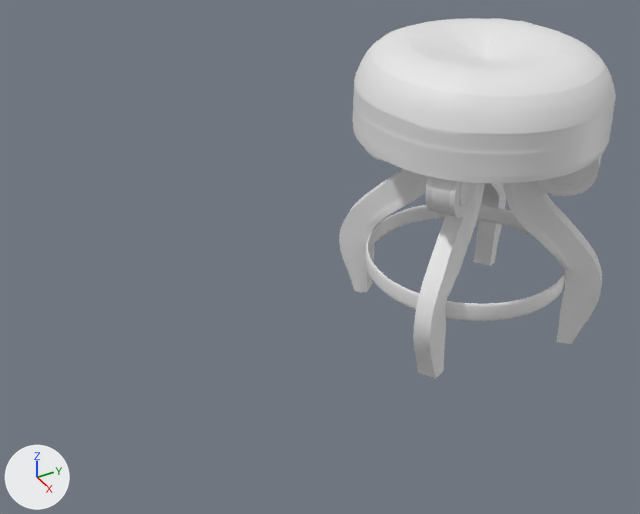
An edit to the Blender file Chair/Chair.blend, drawn before and after from the same camera.
Camera for both pictures: a 50 mm lens placed at (1.459, -3.676, 0.831), pointed at (0.009, -2.863, -0.167). The axes (+X, +Y, +Z) are drawn at lower left. The lights are the same throughout.

Names of what the first picture shows: 'Chair'.
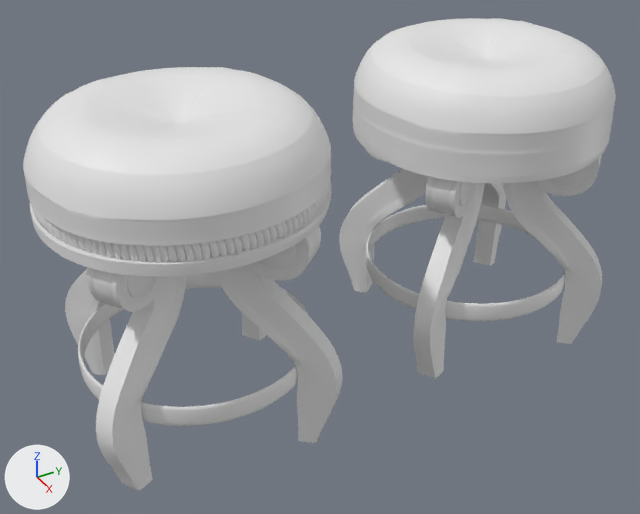
Boxes [x1, y1, x2, y2] around the edits, measured in the pictures (640 x 514 px):
'Chair_High', added: after [23, 67, 343, 491]
'Wooden Ornament', added: after [31, 181, 330, 262]

Patch to the scene script:
```diff
--- a/Chair/Chair.blend.py
+++ b/Chair/Chair.blend.py
@@ me_torus_001 @@
+me_torus_001.from_pydata(...)  # 108 vertices, 96 faces; spans x -0.1389..-0.116, y -0.2472..-0.2221, z -0.0317..0.0305
+me_torus_001.polygons.foreach_set('use_smooth', [True] * 96)
@@ me_cylinder_003 @@
+me_cylinder_003.from_pydata(...)  # 3506 vertices, 3496 faces; spans x -0.286..0.286, y -0.284..0.284, z -0.462..0.25
+me_cylinder_003.polygons.foreach_set('use_smooth', [True] * 3496)
@@ cu_circle_002 @@
+cu_circle_002 = bpy.data.curves.new('Circle.002', 'CURVE')
+cu_circle_002.dimensions = '3D'
+_sp = cu_circle_002.splines.new('POLY'); _sp.points.add(31)
+_sp.points.foreach_set('co', [0.0, 0.28, 0.0, 0.0, 0.0546, 0.275, 0.0, 0.0, 0.107, 0.259, 0.0, 0.0, 0.156, 0.233, 0.0, 0.0, 0.198, 0.198, 0.0, 0.0, 0.233, 0.156, 0.0, 0.0, 0.259, 0.107, 0.0, 0.0, 0.275, 0.0546, 0.0, 0.0, 0.28, 0.0, 0.0, 0.0, 0.275, -0.0546, 0.0, 0.0, 0.259, -0.107, 0.0, 0.0, 0.233, -0.156, 0.0, 0.0, 0.198, -0.198, 0.0, 0.0, 0.156, -0.233, 0.0, 0.0, 0.107, -0.259, 0.0, 0.0, 0.0546, -0.275, 0.0, 0.0, 0.0, -0.28, 0.0, 0.0, -0.0546, -0.275, 0.0, 0.0, -0.107, -0.259, 0.0, 0.0, -0.156, -0.233, 0.0, 0.0, -0.198, -0.198, 0.0, 0.0, -0.233, -0.156, 0.0, 0.0, -0.259, -0.107, 0.0, 0.0, -0.275, -0.0546, 0.0, 0.0, -0.28, 0.0, 0.0, 0.0, -0.275, 0.0546, 0.0, 0.0, -0.259, 0.107, 0.0, 0.0, -0.233, 0.156, 0.0, 0.0, -0.198, 0.198, 0.0, 0.0, -0.156, 0.233, 0.0, 0.0, -0.107, 0.259, 0.0, 0.0, -0.0546, 0.275, 0.0, 0.0])
+_sp.order_v = 0
+_sp.resolution_v = 0
+_sp.use_cyclic_u = True
+_sp.use_smooth = False
+cu_circle_002.use_path_clamp = True
+cu_circle_002.fill_mode = 'FULL'
@@ ob_wooden_ornament @@
+ob_wooden_ornament = bpy.data.objects.new('Wooden Ornament', me_torus_001)
+ob_wooden_ornament.location = (0.0, -3.156, 0.083)
+ob_wooden_ornament.rotation_euler = (0.0, 0.0, 0.792)  # degrees (0, 0, 45)
+_m = ob_wooden_ornament.modifiers.new('Array', 'ARRAY')
+_m.count = 127
+_m.curve = ob_wood_loop
+_m.constant_offset_displace = (2.66, 1.16, 1.13)
+_m.use_relative_offset = False
+_m.relative_offset_displace = (4.5, 11.3, 18.0)
+_m.use_object_offset = True
+_m.offset_object = ob_empty
@@ ob_wood_loop @@
+ob_wood_loop = bpy.data.objects.new('wOOD Loop', cu_circle_002)
+ob_wood_loop.location = (0.00036, -3.153, 0.0828)
@@ ob_empty @@
+ob_empty = bpy.data.objects.new('Empty', None)
+ob_empty.location = (0.00036, -3.158, 0.0828)
@@ ob_chair_high @@
+ob_chair_high = bpy.data.objects.new('Chair_High', me_cylinder_003)
+ob_chair_high.location = (0.0, -3.158, 0.007)
+_m = ob_chair_high.modifiers.new('Subdivision', 'SUBSURF')
```
